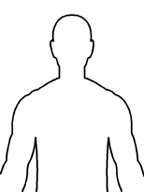
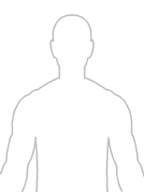
Comparing the layer stacks of the two 144 × 192 images. Changes:
painted on "Layer 0" over box(79, 12, 87, 15)
